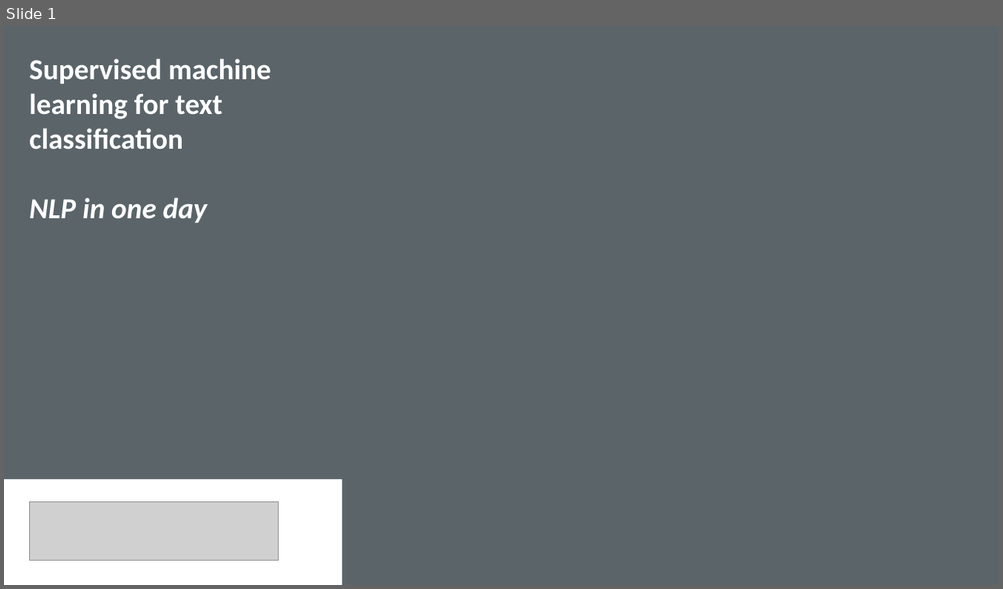
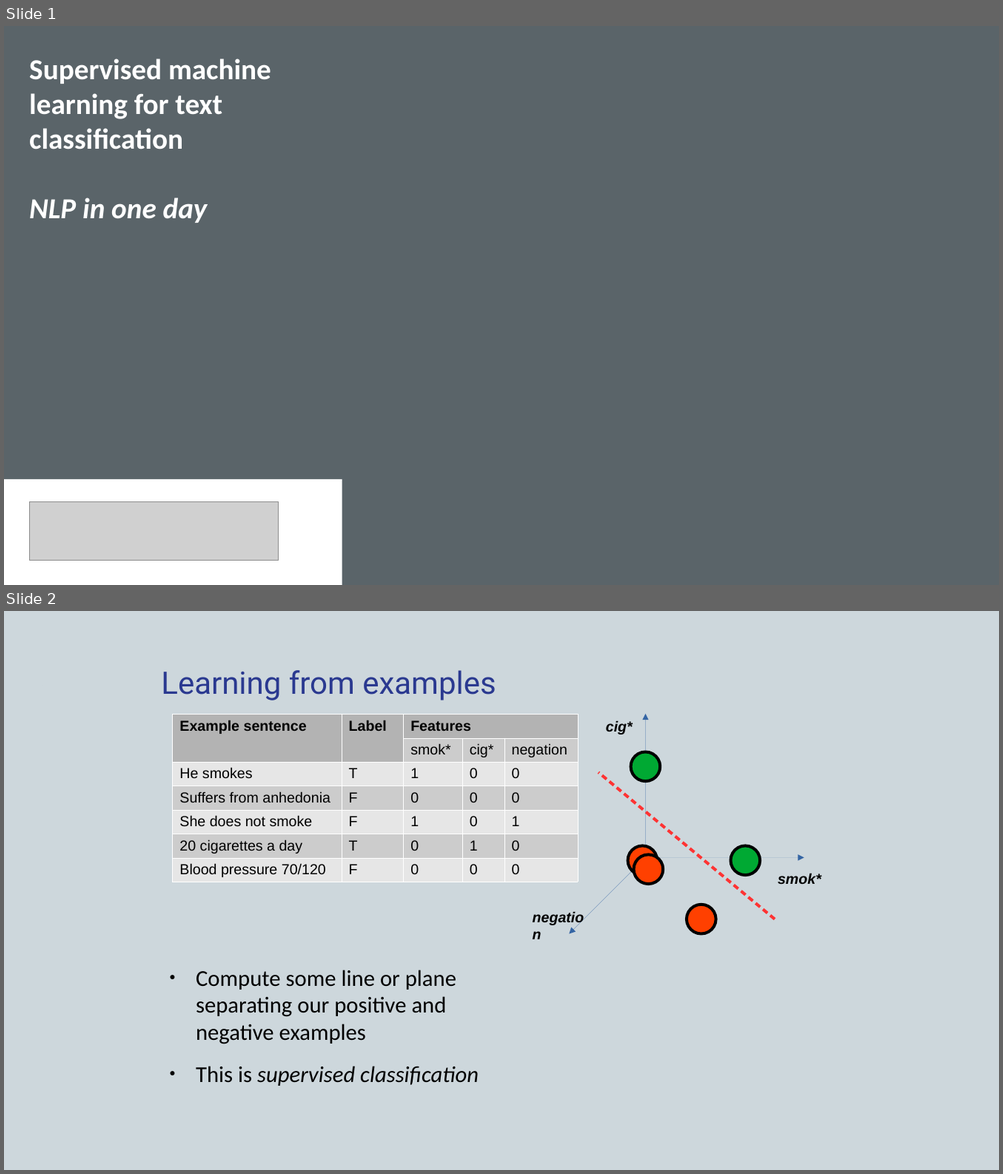
Before and after one commit to KCL-Health-NLP/nlp-one-day-workshop, a slide deck: presentations/classification.pptx. Shown one above the other, each under a label of ours: slide 1 before the commit, slides 1 and 2 after it. The pictures are 1003x589 and 1003x1174 pixels, drawn with LibreOffice and Linux fonts; fonts in the diff are those of the drawing; grey boxes stand for pictures; background and template pictures are left out. Boxes give left, top, right and bottom in pixels: in the first picture for what was removed or moved away, otherwise in the second. Text is boxed around its words. In the diff, an @@ line names an element or a change of style, - is before the commit and + after.

```diff
--- a/presentations/classification.pptx
+++ b/presentations/classification.pptx
@@ slide 2 added at (x1=4, y1=611, x2=999, y2=1170), background #CDD7DC @@
@@ text added at (x1=161, y1=670, x2=495, y2=701), 30 pt, text #2A3990 @@
+Learning from examples
@@ line added from (42, 685) to (960, 685), #C2B6AB 1 pt @@
@@ line added from (42, 685) to (960, 685), #CDD7DC 1 pt @@
@@ table added at (x1=173, y1=714, x2=577, y2=888), 7 rows, 5 columns @@
+Example sentence | Label | Features |  | 
+ |  | smok* | cig* | negation
+He smokes | T | 1 | 0 | 0
+Suffers from anhedonia | F | 0 | 0 | 0
+She does not smoke | F | 1 | 0 | 1
+20 cigarettes a day | T | 0 | 1 | 0
+Blood pressure 70/120 | F | 0 | 0 | 0
@@ text added at (x1=606, y1=721, x2=632, y2=735), 14 pt, text #000000, bold, italic @@
+cig*
@@ arrow added from (646, 858) to (646, 714), #3465A4 0 pt @@
@@ ellipse added at (x1=631, y1=752, x2=660, y2=781), fill #00A933, outline #000000 2.83 pt @@
@@ line added from (775, 919) to (599, 773), #FF3333 2.83 pt @@
@@ ellipse added at (x1=628, y1=846, x2=657, y2=875), fill #FF4000, outline #000000 2.83 pt @@
@@ ellipse added at (x1=731, y1=846, x2=760, y2=875), fill #00A933, outline #000000 2.83 pt @@
@@ arrow added from (646, 858) to (569, 934), #3465A4 0 pt @@
@@ ellipse added at (x1=634, y1=855, x2=663, y2=884), fill #FF4000, outline #000000 2.83 pt @@
@@ arrow added from (646, 858) to (804, 858), #3465A4 0 pt @@
@@ text added at (x1=777, y1=873, x2=821, y2=884), 14 pt, text #000000, bold, italic @@
+smok*
@@ text added at (x1=525, y1=905, x2=600, y2=929), 14 pt, text #000000, bold, italic @@
+negation
@@ ellipse added at (x1=687, y1=905, x2=716, y2=934), fill #FF4000, outline #000000 2.83 pt @@
@@ text added at (x1=196, y1=970, x2=478, y2=1086), 22 pt, text #000000 @@
+● Compute some line or plane separating our positive and negative examples
+● This is supervised classification
```
Also in this commit, not shown: 15 other slides added.
